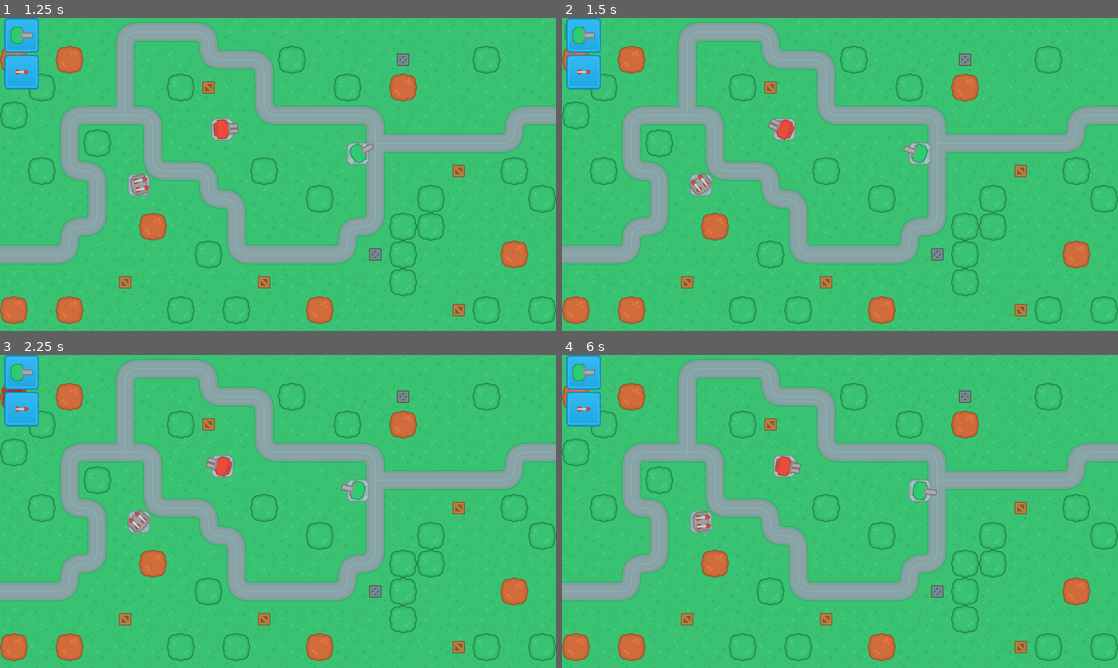
Above: before the commit, frames 1-4 (two rows, left to right).
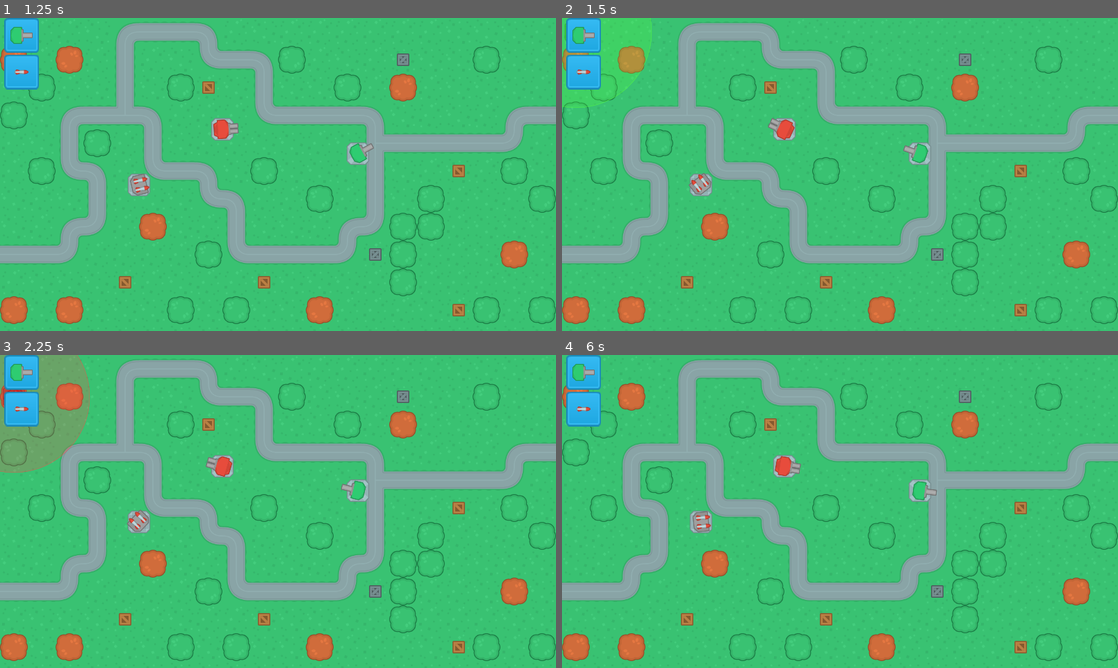
Above: after the commit, the same moments.

Repository: probitie/towerdefence
Game: Godot game, scene res://SceneHandler.tscn
Two runs of this game, one before a commit and one after it. Both use one fixed random seed, a clock stepped at 60 frames per second and the inputs below.
Inputs (mouse positions are in pixels of both pictures, inside the frame that each line leads up to):
- Up to frame 1 (1.25 s): click "New Game" at 0.5 s
- Up to frame 2 (1.5 s): click (584, 36) at 1.25 s
- Up to frame 3 (2.25 s): click (22, 408) at 2 s
- Up to frame 4 (6 s): click (584, 373) at 2.75 s; click (584, 408) at 3.5 s; click (584, 373) at 4.25 s; click (584, 408) at 5 s; tap Enter (ui_accept) at 5.75 s; move the mouse to (962, 495) at 5.77 s

Frame 1 is identical in both runs. In frame 2, 0.5% of the frame differs, in the area x 0-17%, y 0-29%; in frame 3, 3.5%, in the area x 0-17%, y 0-38%; in frame 4, nothing differs.

Commit message:
added test range indicator

Diff:
--- a/scenes/main/UI.gd
+++ b/scenes/main/UI.gd
@@ -1,12 +1,25 @@
 extends CanvasLayer
+
+var tower_range = 350
 
 func set_tower_preview(tower_type, mouse_position):
 	var drag_tower = load("res://scenes/turrets/" + tower_type + ".tscn").instance()
 	drag_tower.set_name("DragTower")
 	drag_tower.modulate = Color("ad54ff3c")
 
+	# create range overlay
+	var range_texture = Sprite.new()
+	range_texture.position =  Vector2(32, 32)
+	var scaling = tower_range / 600.0
+	range_texture.scale = Vector2(scaling, scaling)
+	var texture = load("res://assets/ui/range_overlay.png")
+	range_texture.texture = texture
+	range_texture.modulate = Color("ad54ff3c")
+
+
 	var control = Control.new()
 	control.add_child(drag_tower, true)
+	control.add_child(range_texture, true)
 	control.rect_position = mouse_position
 	control.set_name("TowerPreview")
 	add_child(control, true)
@@ -16,3 +29,4 @@
 	$TowerPreview.rect_position = new_position
 	if($TowerPreview/DragTower.modulate != Color(color)):
 		$TowerPreview/DragTower.modulate = Color(color)
+		$TowerPreview/Sprite.modulate = Color(color)
Binary file added: assets/ui/range_overlay.png
Not shown, added: assets/ui/range_overlay.png.import
